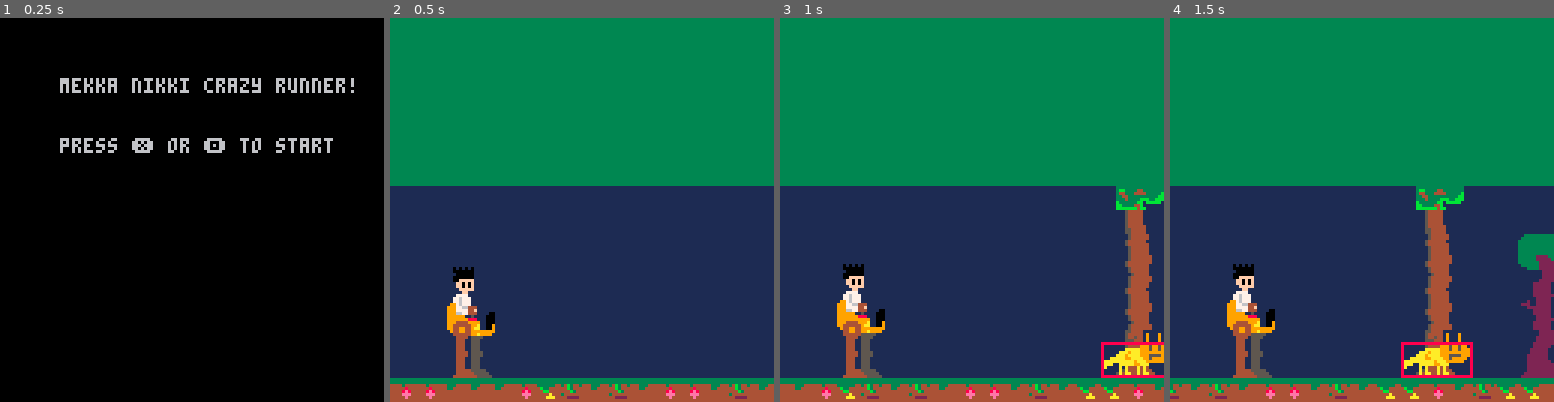
Above: before the commit, frames 1-4 (left to right).
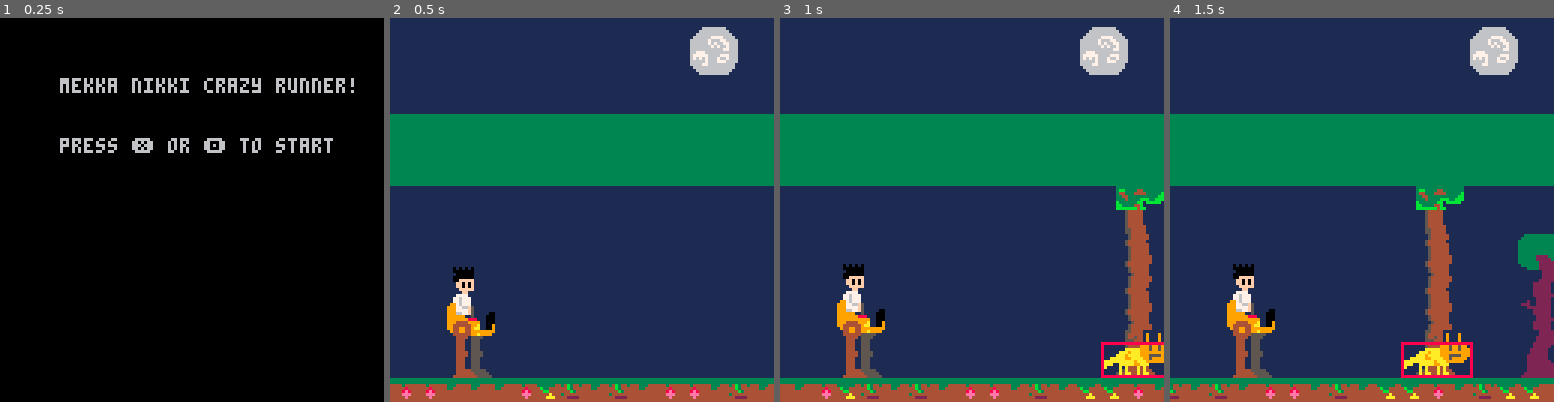
Above: after the commit, the same moments.

Repository: HingeAntoine/MekkaRunner
Game: PICO-8 cartridge mekkarunner.p8
Same seed, same stepped clock (60 frames per second), same inputs: the game is played once before the commit and once after it.
Inputs:
- Up to frame 1 (0.25 s): no input
- Up to frame 2 (0.5 s): tap X (X key) at 0.33 s
- Up to frame 3 (1 s): tap O (Z key) at 0.7 s
- Up to frame 4 (1.5 s): tap X (X key) at 1.07 s

Frame 1 is identical in both runs. In frame 2, 25% of the frame differs, in the area x 0-100%, y 0-78%; in frame 3, 25%; in frame 4, 25%.

Commit message:
Modifications on the sprites

Diff:
--- a/mekkarunner.p8
+++ b/mekkarunner.p8
@@ -229,9 +229,9 @@
   5,{2,3},{bodyh})
 
  fallingbody=obstacle.create(
-  92,{3,3},{})
+  16,{3,3},{})
  lyingbody=obstacle.create(
-  75,{4,1},{})
+  51,{4,1},{})
 
  --parts
  local machineh=hitbox.create(
@@ -243,9 +243,9 @@
   40,{2,2},{})
 
  armo=obstacle.create(
-  7,{1,1},{})
+  35,{1,1},{})
  armfall=obstacle.create(
-  107,{1,1},{})
+  36,{1,1},{})
 
  hando=obstacle.create(
   23,{1,1},{})
@@ -681,8 +681,11 @@
   return
  end
 
+ rectfill(0,0,127,31,1)
+ rectfill(0,32,127,55,3)
  rectfill(0,56,127,127,1)
- rectfill(0,0,127,55,3)
+
+ spr(204,100,3,2,2)
 
  if end_screen then
   print("you exploded! too bad!",18,20,7)
Not shown, changed: 79 lines of the sprite sheet (__gfx__) section of mekkarunner.p8
